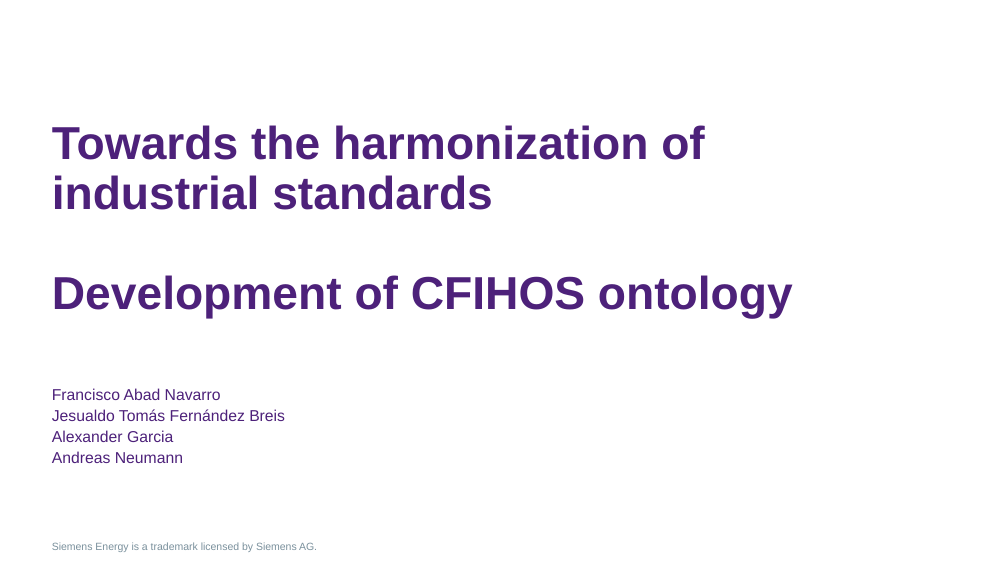
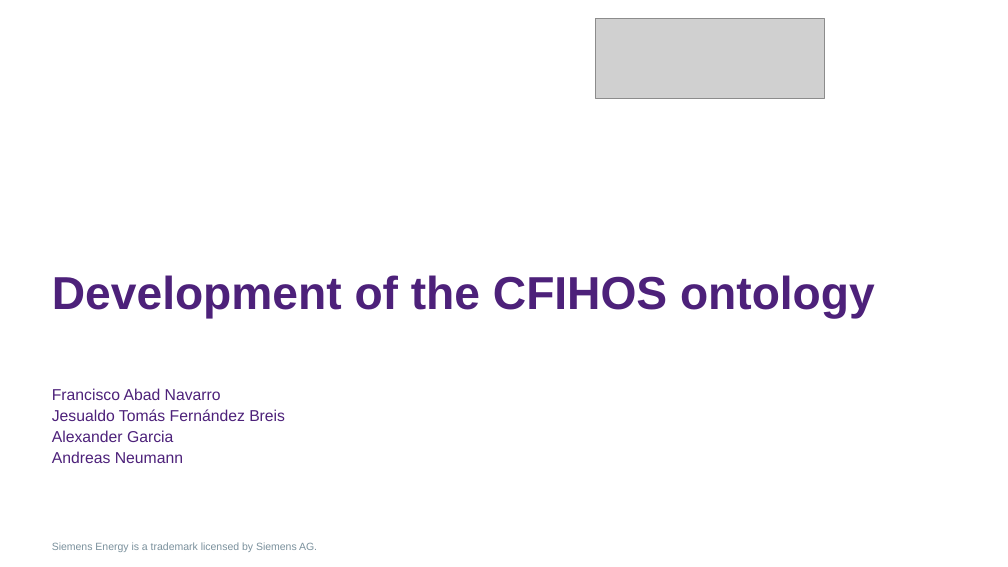
Before and after one commit to tecnomod-um/cfihos, a slide deck: slide 1 of docs/cfihos-ontology.pptx. Drawn at 1008x567 pixels with LibreOffice and Linux fonts; fonts in the diff are those of the drawing; grey boxes stand for pictures; background and template pictures are left out. Boxes give left, top, right and bottom in pixels: in the first picture for what was removed or moved away, otherwise in the second. Text is boxed around its words. In the diff, an @@ line names an element or a change of style, - is before the commit and + after.

```diff
--- a/docs/cfihos-ontology.pptx
+++ b/docs/cfihos-ontology.pptx
@@ picture added at [596, 19, 824, 98] @@
@@ title at [52, 275, 875, 318]: text changed @@
-Towards the harmonization of industrial standards
-Development of CFIHOS ontology
+Development of the CFIHOS ontology
```
Also in this commit, not shown: 1 other slide changed, 2 slides added, 16 slides removed, 4 other files.
